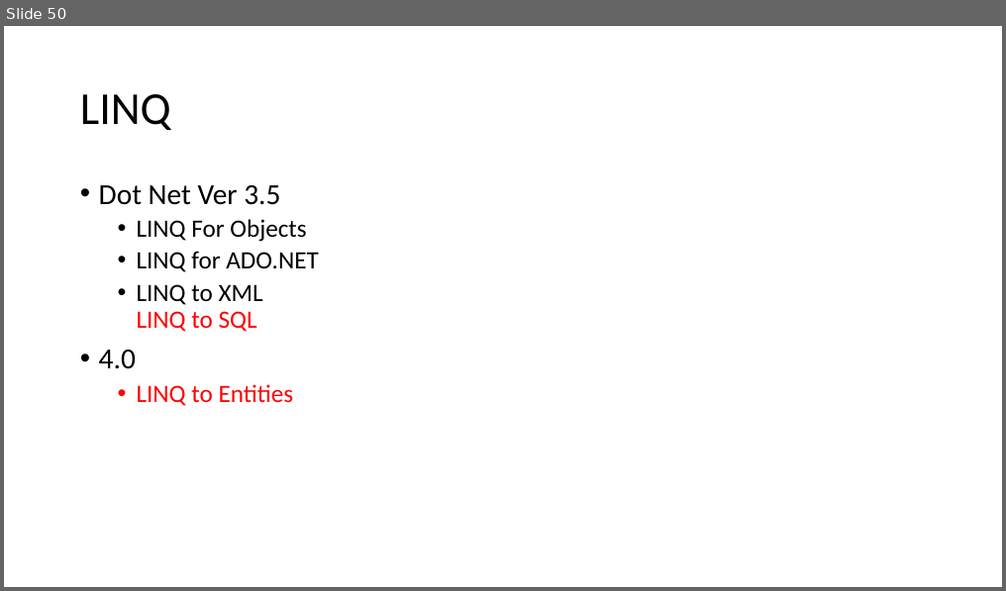
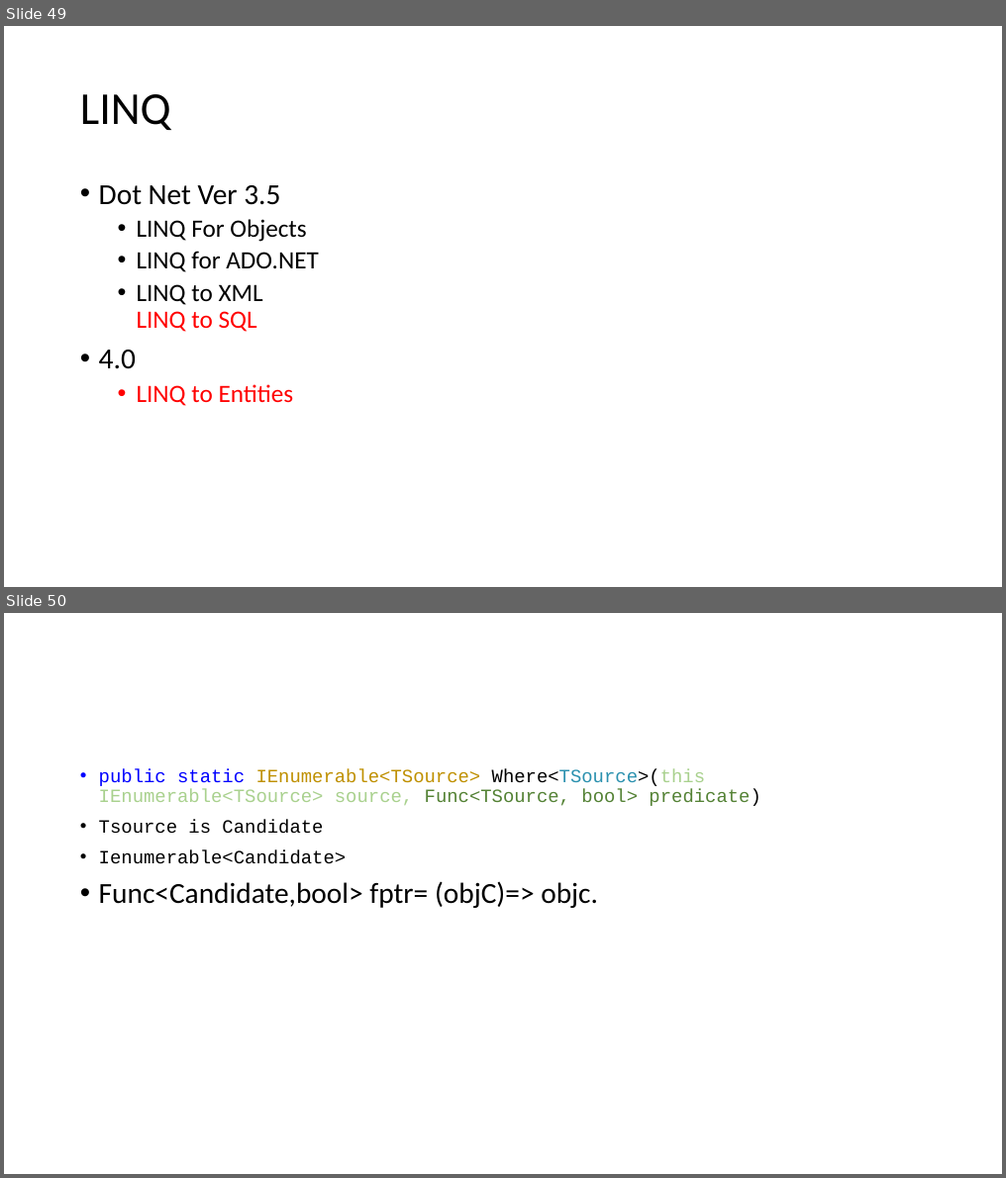
Before and after one commit to elangrg/KDL_27Jun2023, a slide deck: KDL_Con_CSharp_Intro27Jun2023/Content/KynDryl_27Jun_23ClassFlow.pptx. Shown one above the other, each under a label of ours: slide 50 before the commit, slides 49 and 50 after it. The pictures are 1006x591 and 1006x1178 pixels, drawn with LibreOffice and Linux fonts; fonts in the diff are those of the drawing. Boxes give left, top, right and bottom in pixels: in the first picture for what was removed or moved away, otherwise in the second. Text is boxed around its words. In the diff, an @@ line names an element or a change of style, - is before the commit and + after.

```diff
--- a/KDL_Con_CSharp_Intro27Jun2023/Content/KynDryl_27Jun_23ClassFlow.pptx
+++ b/KDL_Con_CSharp_Intro27Jun2023/Content/KynDryl_27Jun_23ClassFlow.pptx
@@ slide 50 added at [4, 613, 1002, 1174], background #FFFFFF @@
@@ text added at [99, 768, 760, 908], 18 pt, text #000000 @@
+• public static IEnumerable<TSource> Where<TSource>(this IEnumerable<TSource> source, Func<TSource, bool> predicate)
+• Tsource is Candidate
+• Ienumerable<Candidate>
+• Func<Candidate,bool> fptr= (objC)=> objc.
@@ what was slide 50 is now slide 49 @@
```
Also in this commit, not shown: 28 other slides added.
